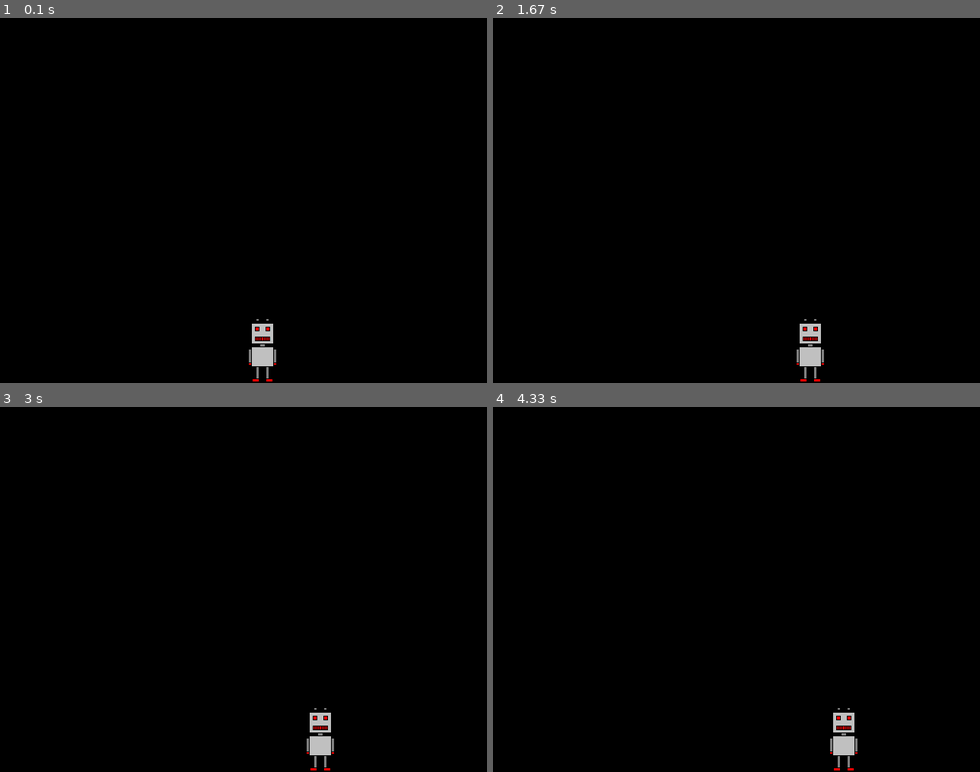
Above: before the commit, frames 1-4 (two rows, left to right).
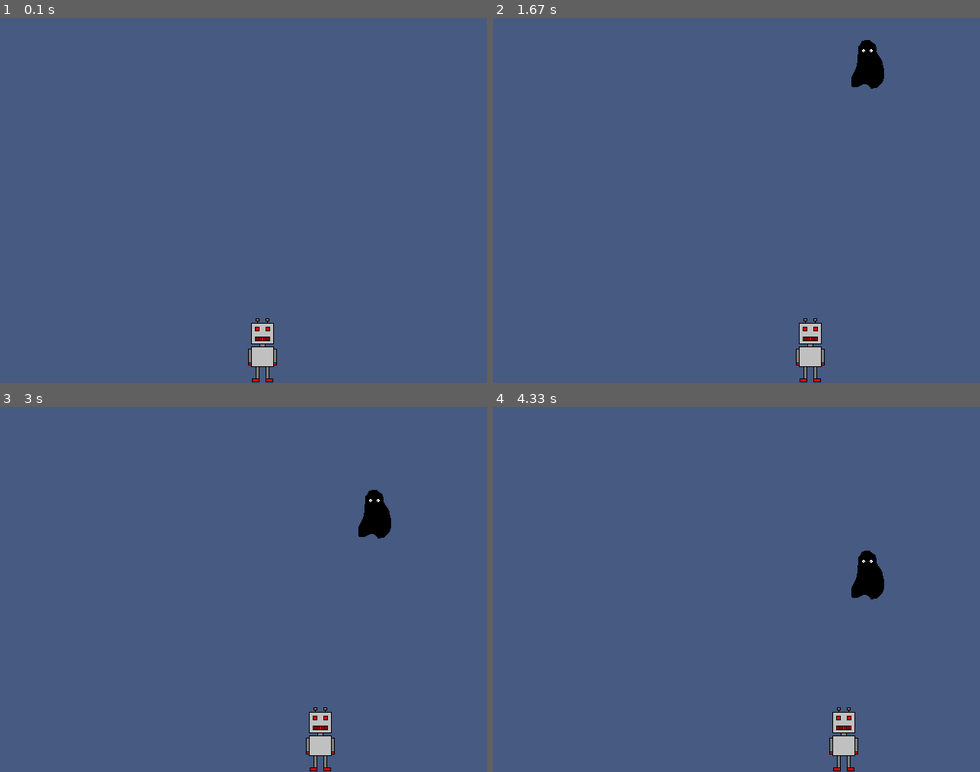
Above: after the commit, the same moments.

Repository: jillianwildrick/pygame-rain-of-coins
Game: pygame game, started from src/main.py
Two runs of this game, one before a commit and one after it. Both use one fixed random seed, a clock stepped at 60 frames per second and the inputs below.
Inputs:
- Up to frame 1 (0.1 s): no input
- Up to frame 2 (1.67 s): hold Right 0.33-0.8 s; hold Right 0.83-1.3 s; hold Left from 1.33 s (still down)
- Up to frame 3 (3 s): release Left at 1.87 s; hold Left 1.9-2.3 s; hold Right 2.33-2.97 s
- Up to frame 4 (4.33 s): hold Left 3-3.47 s; hold Right 3.5-3.97 s; hold Right from 4 s (still down)

The runs differ from the first frame. In frame 1, 99% of the frame differs, in the area x 0-100%, y 0-100%; in frame 2, 99%; in frame 3, 99%; in frame 4, 99%.

Commit message:
Add random falling_object spawning

Diff:
--- a/src/main.py
+++ b/src/main.py
@@ -1,4 +1,4 @@
-import pygame
+import pygame, random
 
 WINDOW_WIDTH = 640
 WINDOW_HEIGHT = 480
@@ -12,10 +12,11 @@
         self.to_left = False
 
     def move(self, width: int):
+        MOVE_RATE = 2
         if self.to_left:
-            self.rect.x -= 2
+            self.rect.x -= MOVE_RATE
         if self.to_right:
-            self.rect.x += 2
+            self.rect.x += MOVE_RATE
         if self.rect.x < 0:
             self.rect.x = 0
         if self.rect.x > width - self.image.get_width():
@@ -26,10 +27,11 @@
         self.rect = image.get_rect()
         self.rect.topleft = (x, y)
         self.image = image
-        self.type = obj_type
+        self.obj_type = obj_type
 
     def fall(self):
-        self.rect.y += 1
+        FALL_RATE = 1
+        self.rect.y += FALL_RATE
 
 
 class Game:
@@ -51,11 +53,15 @@
         self.falling_objects = []
         self.robot = Robot(WINDOW_WIDTH//2, WINDOW_HEIGHT - self.images["robot"].get_height(), self.images["robot"])
 
-
     def main_loop(self):
+        SPAWN_CHANCE = 0.005
         while True:
             self.check_events()
             self.robot.move(WINDOW_WIDTH)
+            for obj in self.falling_objects:
+                obj.fall()
+            if random.random() < SPAWN_CHANCE:
+                self.spawn_falling_object()
             self.draw_window()
             self.clock.tick(60)
 
@@ -77,12 +83,17 @@
                     self.robot.to_right = False
 
     def draw_window(self):
-        self.window.fill((0, 0, 0))
+        self.window.fill((70, 90, 130))
         self.window.blit(self.robot.image, self.robot.rect)
+        for obj in self.falling_objects:
+            self.window.blit(obj.image, obj.rect)
         pygame.display.flip()
 
-
-
+    def spawn_falling_object(self):
+        obj_type = random.choices(["coin", "monster"], weights=[30, 70])[0]
+        x = random.randint(0, WINDOW_WIDTH - self.images[obj_type].get_width())
+        y = -self.images[obj_type].get_height()
+        self.falling_objects.append(FallingObject(x, y, self.images[obj_type], obj_type))
 
 
 if __name__ == "__main__":
